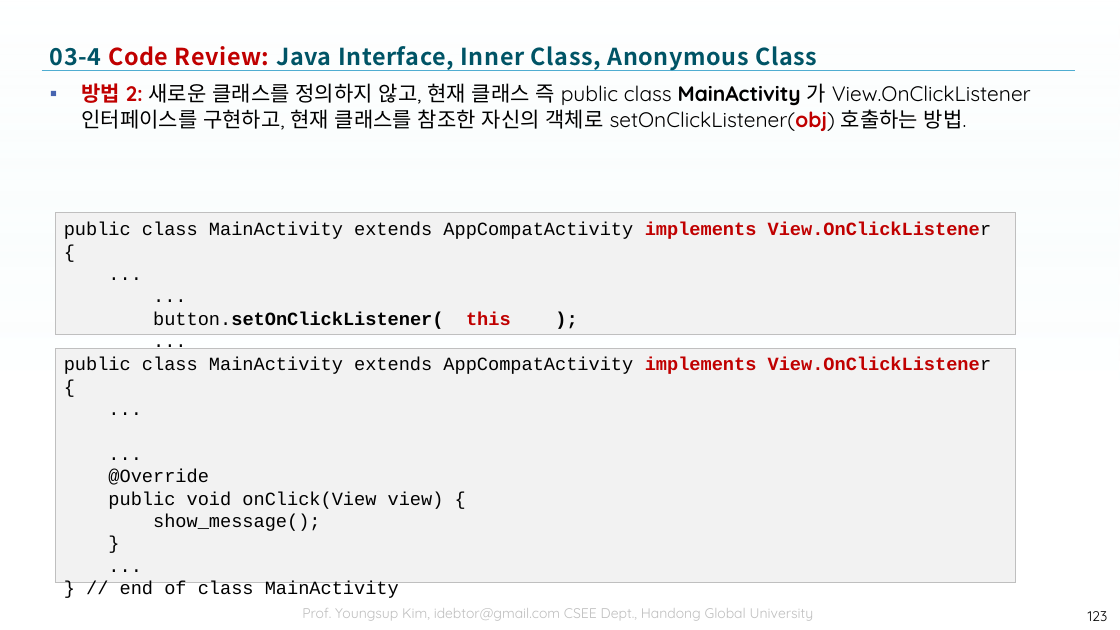
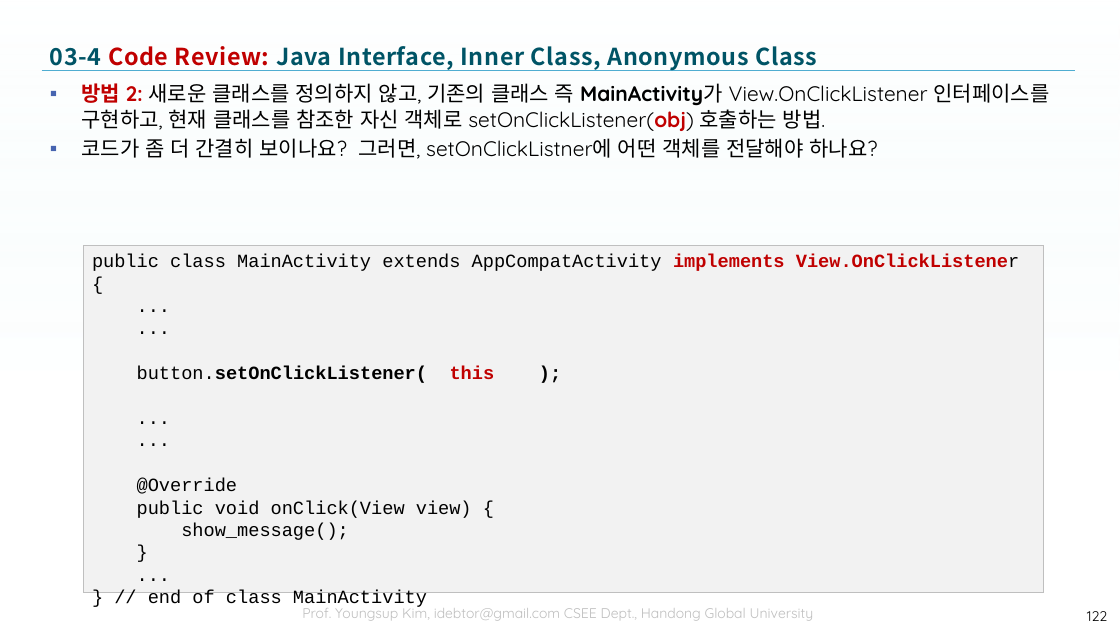
Before and after one commit to tae7841/HuStarAS, a slide deck: slide 122 of ppts/03Widget.pptx (slide 123 before the commit). Drawn at 1120x630 pixels with LibreOffice and Linux fonts; fonts in the diff are those of the drawing; background and template pictures are left out. Boxes give left, top, right and bottom in pixels: in the first picture for what was removed or moved away, otherwise in the second. Text is boxed around its words. In the diff, an @@ line names an element or a change of style, - is before the commit and + after.

```diff
--- a/ppts/03Widget.pptx
+++ b/ppts/03Widget.pptx
@@ text at [81,83,1049,159]: text changed @@
-▪ 방법 2: 새로운 클래스를 정의하지 않고, 현재 클래스 즉 public class MainActivity 가 View.OnClickListener 인터페이스를 구현하고, 현재 클래스를 참조한 자신의 객체로 setOnClickListener(obj) 호출하는 방법.
+▪ 방법 2: 새로운 클래스를 정의하지 않고, 기존의 클래스 즉 MainActivity가 View.OnClickListener 인터페이스를 구현하고, 현재 클래스를 참조한 자신 객체로 setOnClickListener(obj) 호출하는 방법.
+▪ 코드가 좀 더 간결히 보이나요? 그러면, setOnClickListner에 어떤 객체를 전달해야 하나요?
@@ rectangle removed at [55,213,1016,334] @@
-public class MainActivity extends AppCompatActivity implements View.OnClickListener {
-...
-...
-button.setOnClickListener( this );
-...
@@ rectangle "public class MainActivity extends AppCompatActivity ...": place and size @@
-rectangle "public class MainActivity extends AppCompatActivity ..." at [55,348,1016,582]
+rectangle "public class MainActivity extends AppCompatActivity ..." at [84,245,1044,593]
@@ text in rectangle at [137,366,495,383]: paragraphs added @@
+...
+...
+button.setOnClickListener( this );
@@ page number at [1087,611,1108,621]: text changed @@
-123
+122
```
Also in this commit, not shown: 10 other slides changed, 2 slides removed.
